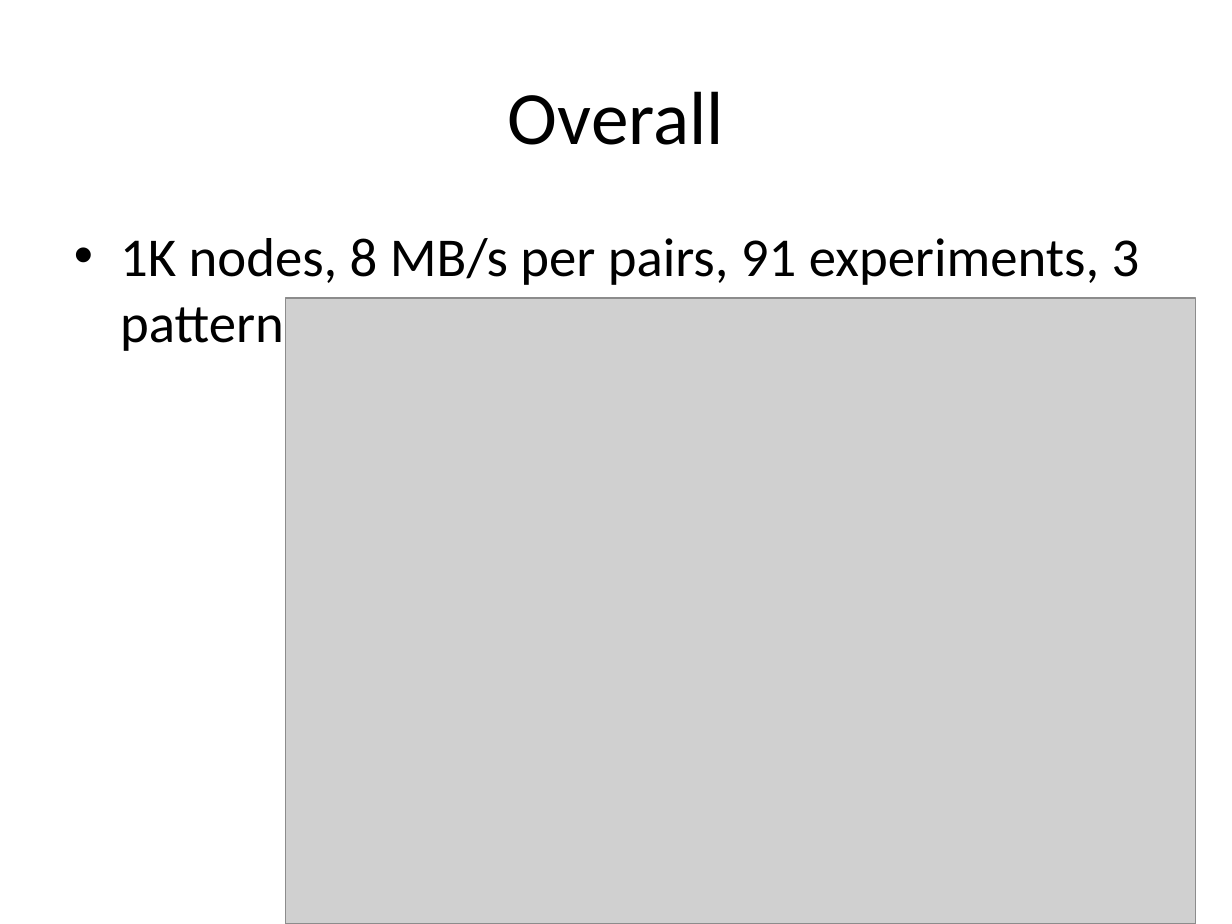
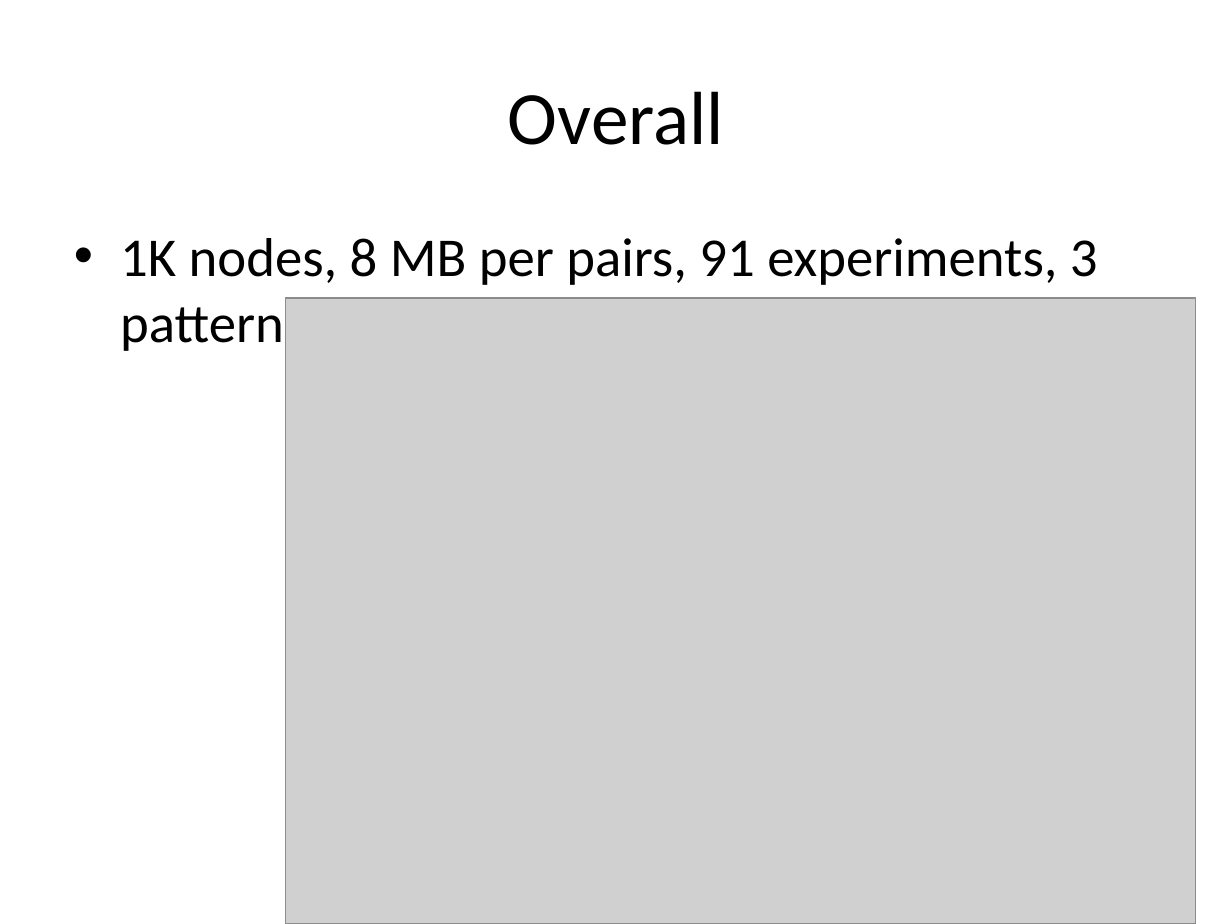
Before and after one commit to huyba/optiq, a slide deck: slide 6 of docs/Meeting_June_19.pptx. Drawn at 1232x924 pixels with LibreOffice and Linux fonts; fonts in the diff are those of the drawing; grey boxes stand for pictures. Boxes give left, top, right and bottom in pixels: in the first picture for what was removed or moved away, otherwise in the second. Text is boxed around its words. In the diff, an @@ line names an element or a change of style, - is before the commit and + after.

Commit message:
edits

```diff
--- a/docs/Meeting_June_19.pptx
+++ b/docs/Meeting_June_19.pptx
@@ text at box(120, 238, 1098, 355): text changed @@
-• 1K nodes, 8 MB/s per pairs, 91 experiments, 3 patterns.
+• 1K nodes, 8 MB per pairs, 91 experiments, 3 patterns.
```
Also in this commit, not shown: 1 other slide changed.
